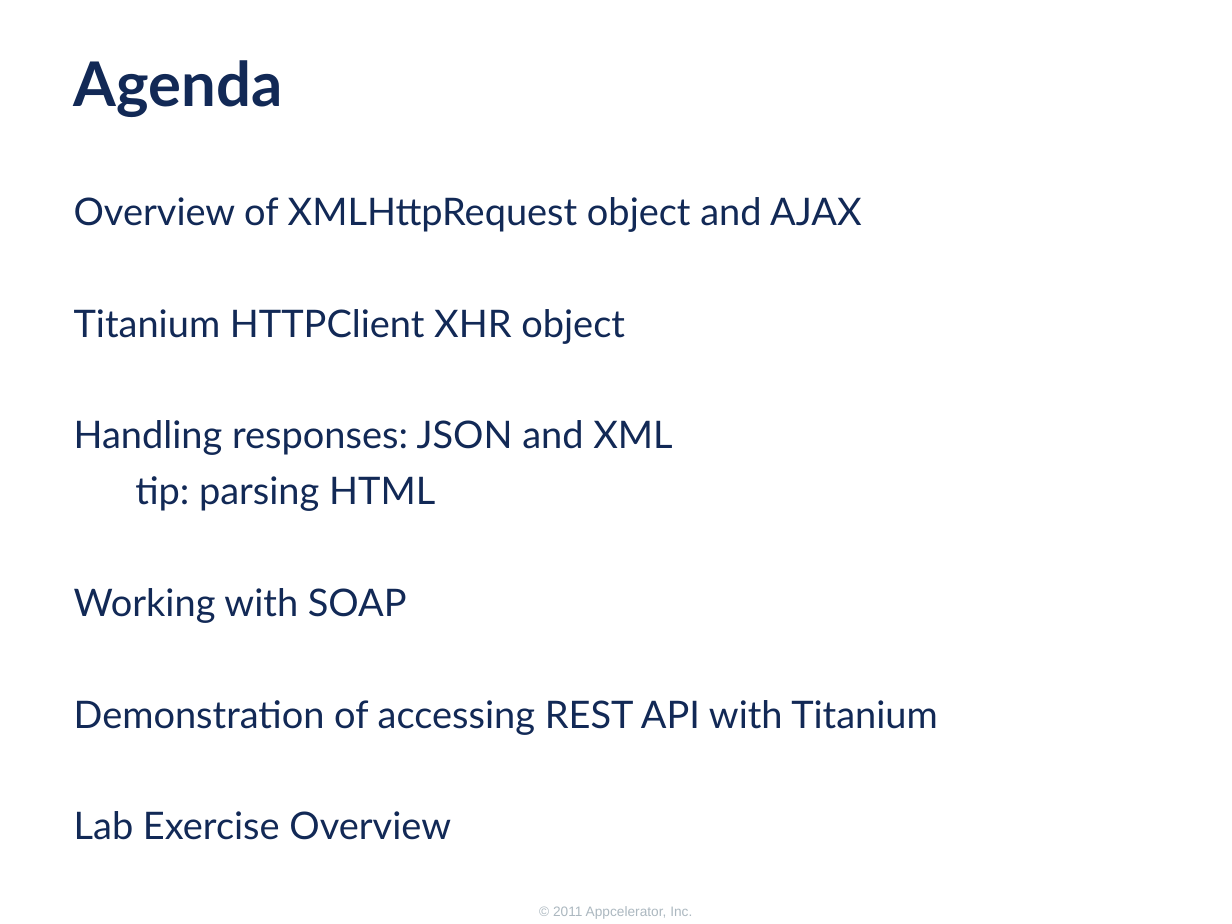
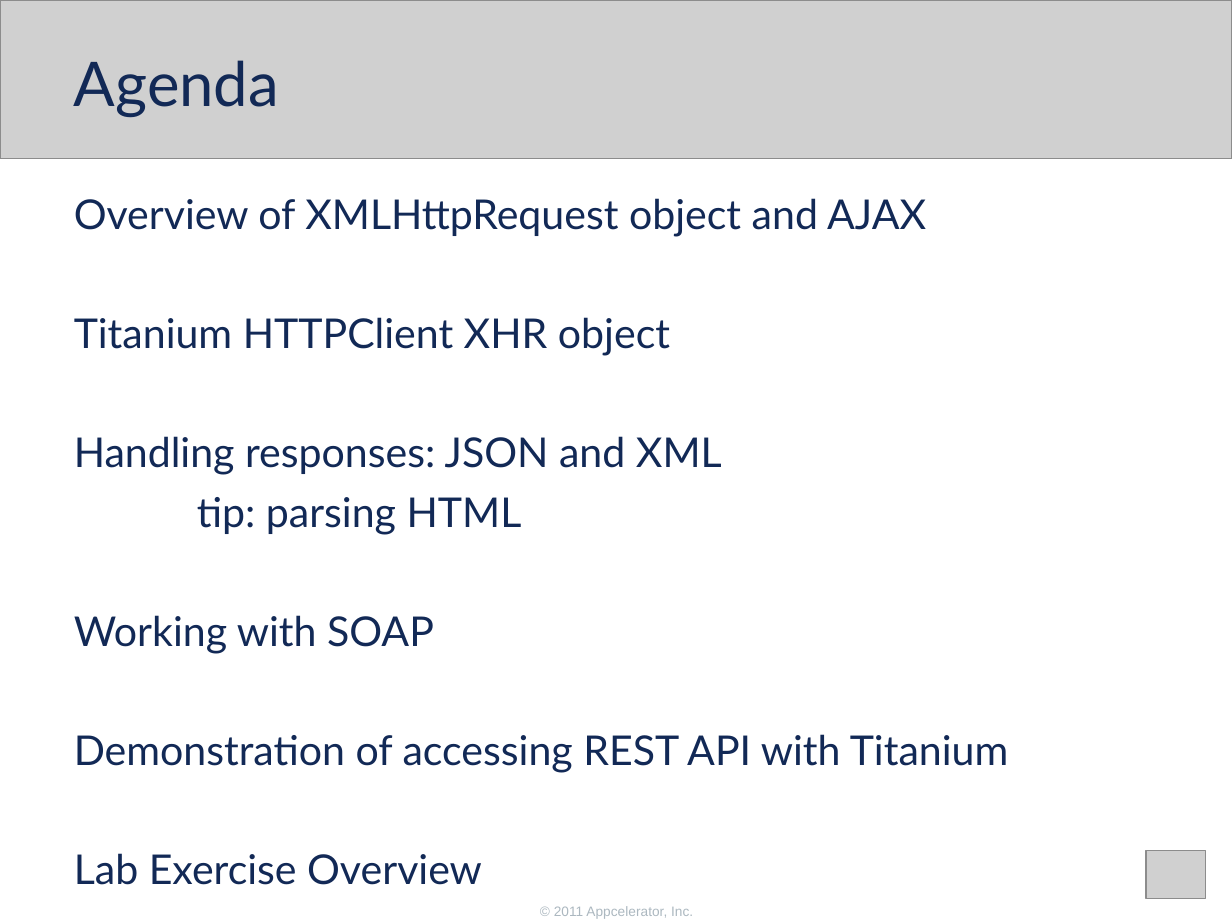
Before and after one commit to appcelerator-training-archive/tcad_certification, a slide deck: slide 3 of 260/260 Working with remote data.ppt. Drawn at 1232x924 pixels with LibreOffice and Linux fonts; fonts in the diff are those of the drawing; grey boxes stand for pictures; background and template pictures are left out. Boxes give left, top, right and bottom in pixels: in the first picture for what was removed or moved away, otherwise in the second. Text is boxed around its words. In the diff, an @@ line names an element or a change of style, - is before the commit and + after.

```diff
--- a/260/260 Working with remote data.ppt
+++ b/260/260 Working with remote data.ppt
@@ picture added at bbox=[0, 0, 1232, 159] @@
@@ title "Agenda" at bbox=[74, 60, 279, 118]: bold off; indent changed @@
@@ text "Overview of XMLHttpRequest object and ..." at bbox=[74, 198, 1008, 885]: size 22.2 to 24 pt; indent changed @@
@@ picture added at bbox=[1146, 850, 1205, 898] @@
@@ text removed at bbox=[553, 906, 692, 919] @@
-© 2011 Appcelerator, Inc.
@@ text added at bbox=[554, 906, 693, 919], 8 pt, text #ACB8C0 @@
+© 2011 Appcelerator, Inc.
```
Also in this commit, not shown: 14 other slides changed, 2 slides added, 2 slides removed, 13 other files.
